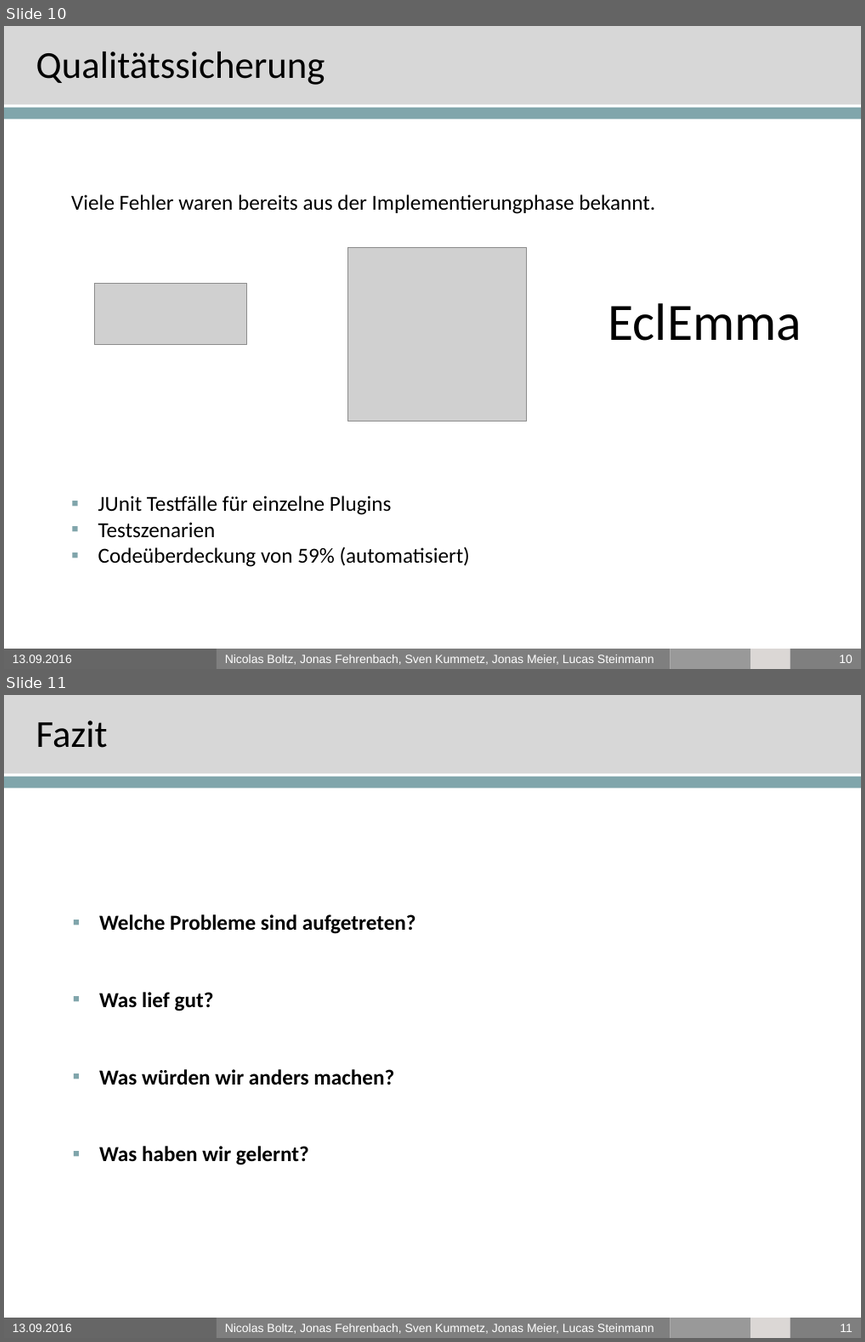
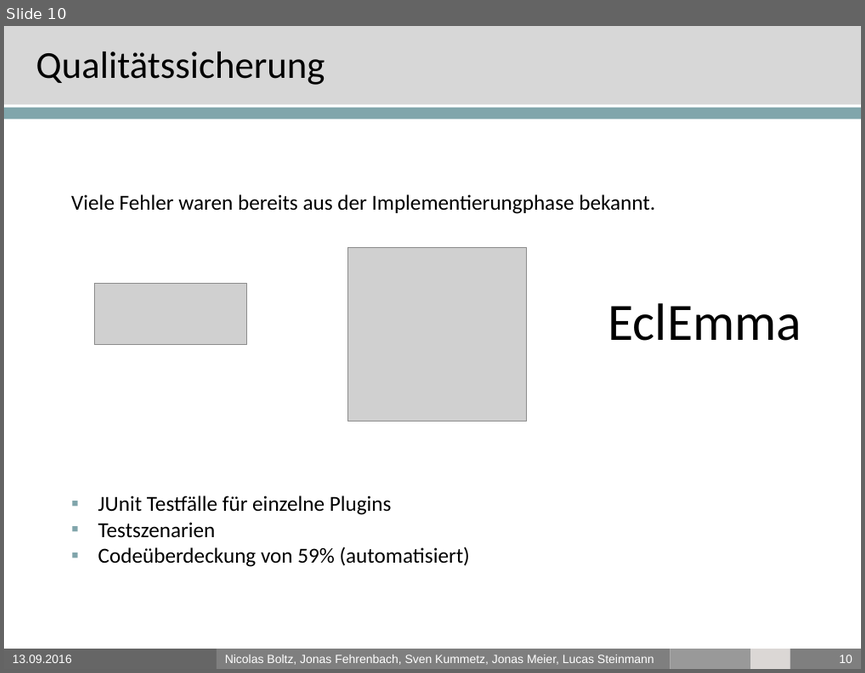
Before and after one commit to PSEProgrammgraphen/PSEDokumente, a slide deck: final/presentation.pptx. Shown one above the other, each under a label of ours: slides 10 and 11 before the commit, slide 10 after it. The pictures are 865x1342 and 865x673 pixels, drawn with LibreOffice and Linux fonts; fonts in the diff are those of the drawing; grey boxes stand for pictures; background and template pictures are left out. Boxes give left, top, right and bottom in pixels: in the first picture for what was removed or moved away, otherwise in the second. Text is boxed around its words. In the diff, an @@ line names an element or a change of style, - is before the commit and + after.

Commit message:
changed fazit

```diff
--- a/final/presentation.pptx
+++ b/final/presentation.pptx
@@ slide 11 removed at box(4, 695, 861, 1338), background #FFFFFF; not listed: 8 template elements that a slide beside it also shows @@
@@ title removed at box(36, 721, 108, 748) @@
-Fazit
@@ text removed at box(99, 914, 416, 1165) @@
-▪ Welche Probleme sind aufgetreten?
-▪ Was lief gut?
-▪ Was würden wir anders machen?
-▪ Was haben wir gelernt?
```
Also in this commit, not shown: 1 slide added, 1 other file.
